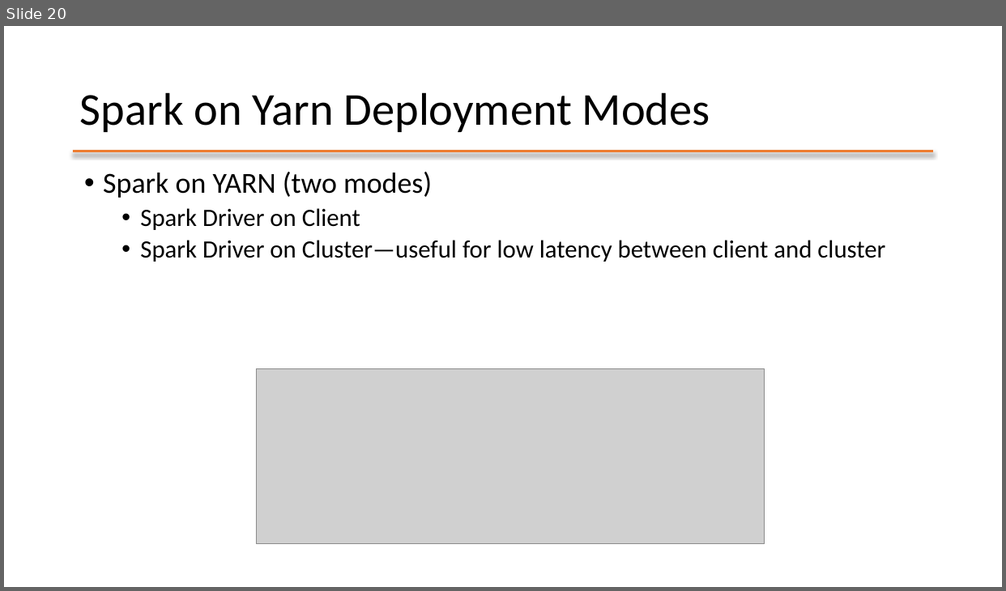
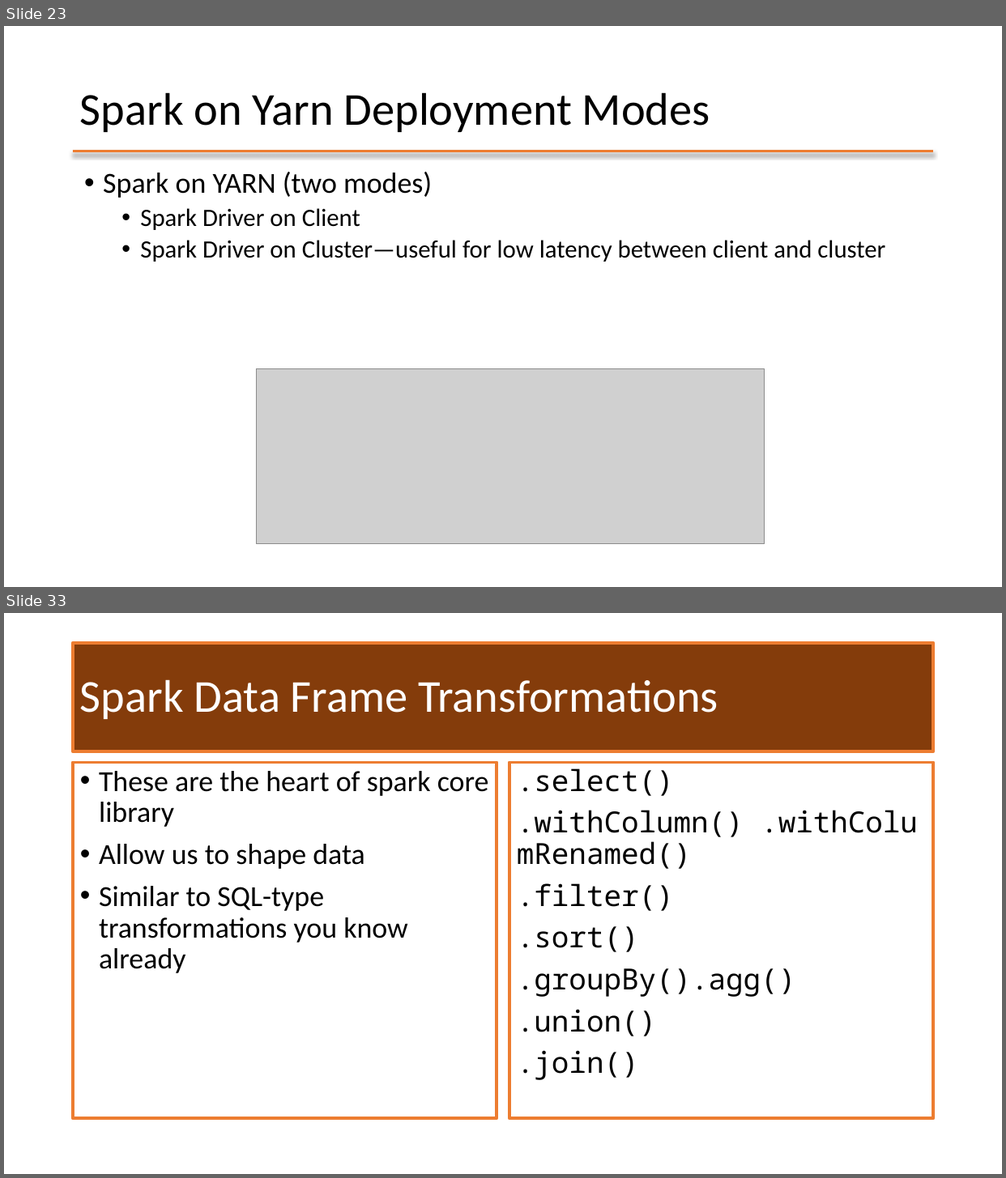
Before and after one commit to mafudge/ist769-old, a slide deck: content/D-Spark/D-Spark-Object-Storage.pptx. Shown one above the other, each under a label of ours: slide 20 before the commit, slides 23 and 33 after it; the slides between them are not shown. The pictures are 1006x591 and 1006x1178 pixels, drawn with LibreOffice and Linux fonts; fonts in the diff are those of the drawing; grey boxes stand for pictures. Boxes give left, top, right and bottom in pixels: in the first picture for what was removed or moved away, otherwise in the second. Text is boxed around its words. In the diff, an @@ line names an element or a change of style, - is before the commit and + after.

```diff
--- a/content/D-Spark/D-Spark-Object-Storage.pptx
+++ b/content/D-Spark/D-Spark-Object-Storage.pptx
@@ slide 33 added at [4,613,1002,1174], background #FFFFFF @@
@@ title added at [73,643,934,752], fill #843C0B, outline #ED7D31 3 pt, 44 pt, text #FFFFFF @@
+Spark Data Frame Transformations
@@ text added at [73,763,497,1119], outline #ED7D31 3 pt, 28 pt, text #000000 @@
+• These are the heart of spark core library
+• Allow us to shape data
+• Similar to SQL-type transformations you know already
@@ text added at [509,763,934,1119], outline #ED7D31 3 pt, 28 pt, text #000000 @@
+.select()
+.withColumn() .withColumRenamed()
+.filter()
+.sort()
+.groupBy().agg()
+.union()
+.join()
@@ what was slide 20 is now slide 23 @@
```
Also in this commit, not shown: 8 slides changed, 25 other slides added, 8 slides removed, 35 other files.
